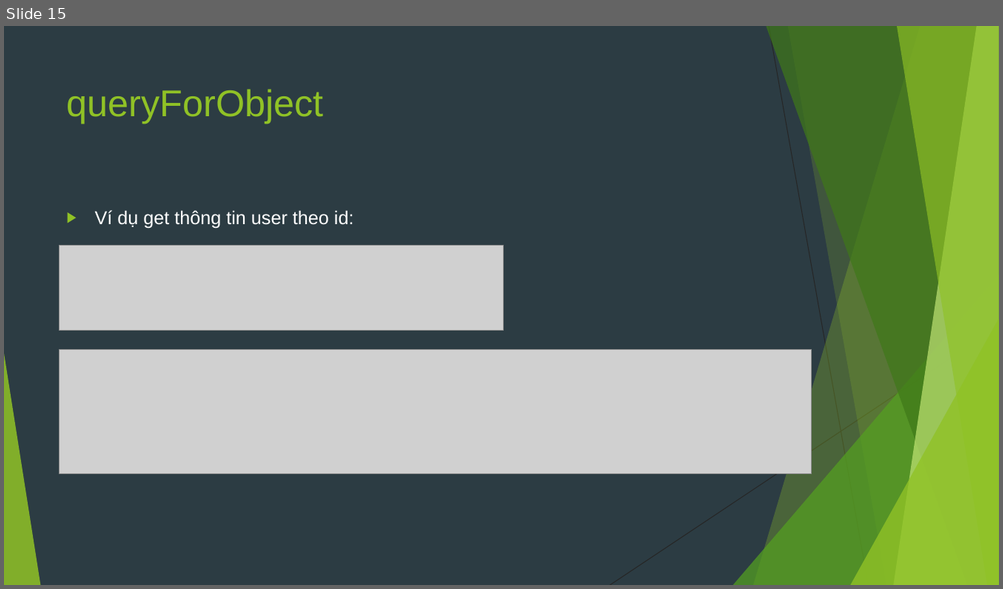
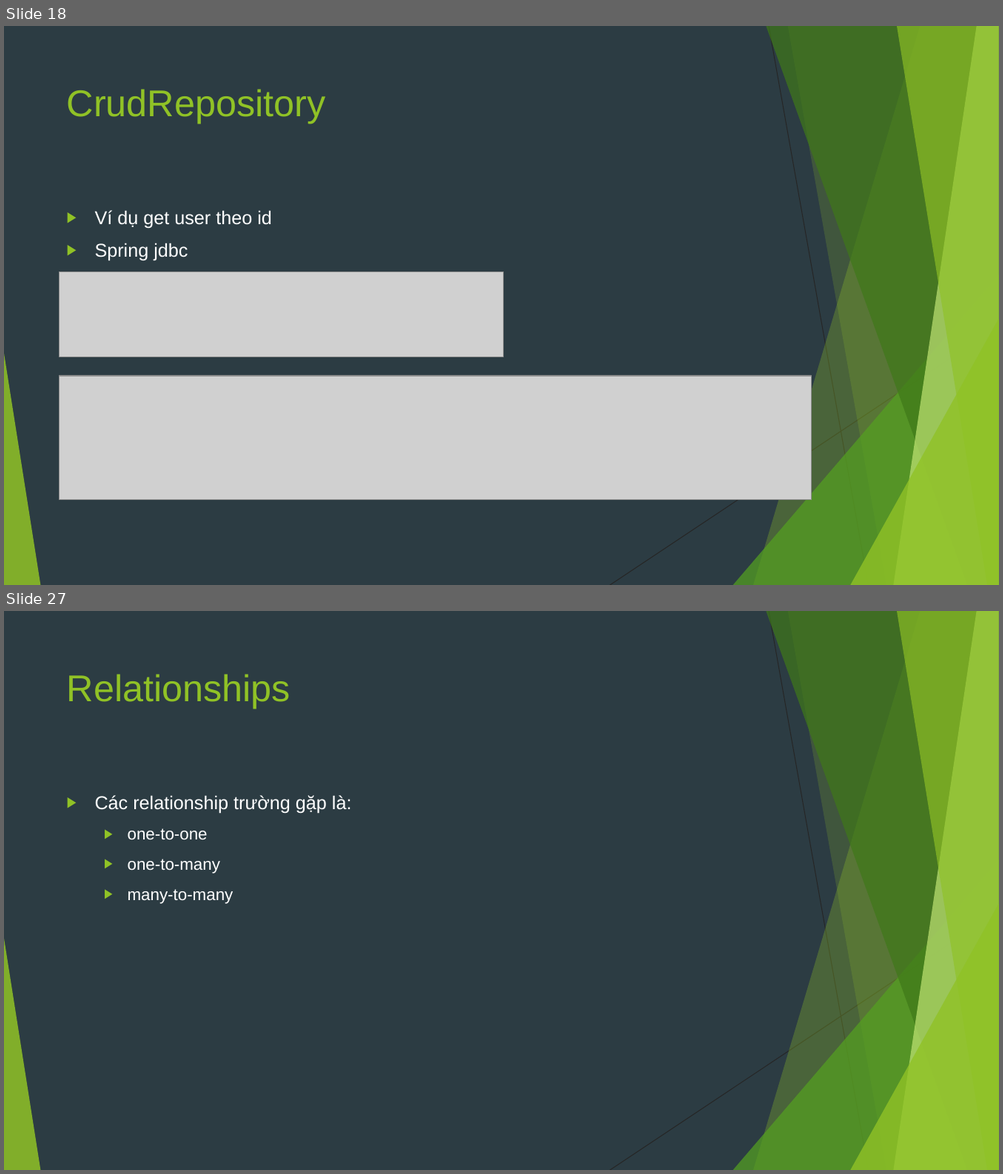
Before and after one commit to sobbingwind/SpringBoot, a slide deck: 07.Spring Data JPA.pptx. Shown one above the other, each under a label of ours: slide 15 before the commit, slides 18 and 27 after it; the slides between them are not shown. The pictures are 1003x589 and 1003x1174 pixels, drawn with LibreOffice and Linux fonts; fonts in the diff are those of the drawing; grey boxes stand for pictures. Boxes give left, top, right and bottom in pixels: in the first picture for what was removed or moved away, otherwise in the second. Text is boxed around its words. In the diff, an @@ line names an element or a change of style, - is before the commit and + after.

```diff
--- a/07.Spring Data JPA.pptx
+++ b/07.Spring Data JPA.pptx
@@ slide 27 added at box(4, 611, 999, 1170), background #2C3C43; not listed: 10 template elements that a slide beside it also shows @@
@@ title added at box(67, 674, 290, 709), 36 pt, text #90C226 @@
+Relationships
@@ text added at box(95, 795, 352, 904), 16 pt, text #FFFFFF @@
+▶ Các relationship trường gặp là:
+  ▶ one-to-one
+  ▶ one-to-many
+  ▶ many-to-many
@@ what was slide 15 is now slide 18 @@
@@ slide 18 changed as well @@
@@ title at box(67, 89, 326, 124): text changed @@
-queryForObject
+CrudRepository
@@ text at box(95, 210, 272, 261): text changed @@
-▶ Ví dụ get thông tin user theo id:
+▶ Ví dụ get user theo id
+▶ Spring jdbc
@@ picture: place and size @@
-picture at box(60, 245, 504, 331)
+picture at box(60, 272, 504, 358)
@@ picture: place and size @@
-picture at box(60, 350, 811, 474)
+picture at box(60, 376, 811, 500)
```
Also in this commit, not shown: 7 other slides changed, 25 other slides added, 20 slides removed.
